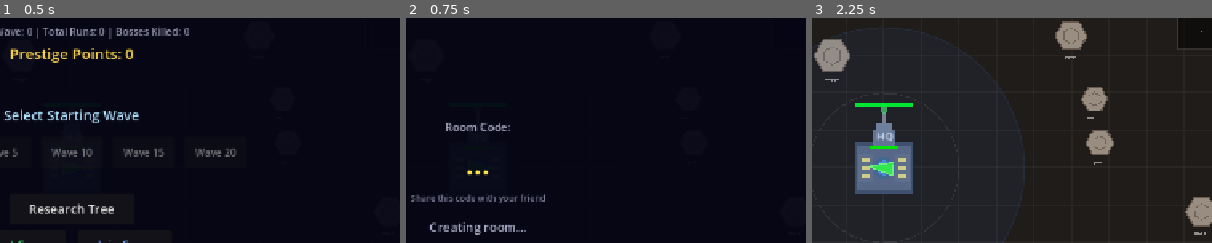
Above: before the commit, frames 1-3 (left to right).
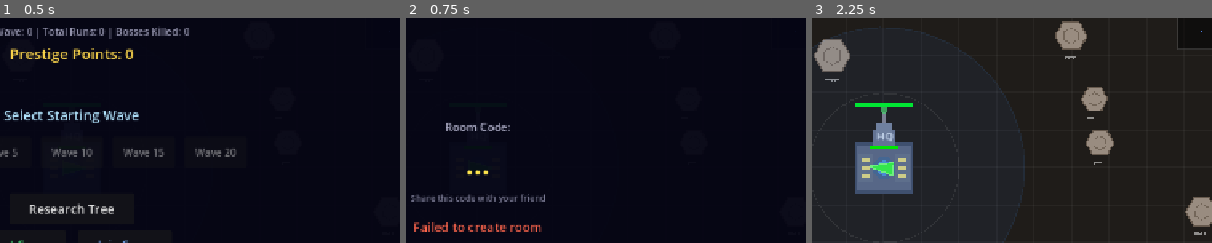
Above: after the commit, the same moments.

Repository: RubenTipparach/godot-sandbox
Game: Godot game, scene res://scenes/main.tscn
Two runs of this game, one before a commit and one after it. Both use one fixed random seed, a clock stepped at 60 frames per second and the inputs below.
Inputs:
- Up to frame 1 (0.5 s): no input
- Up to frame 2 (0.75 s): click "Host Co-op" at 0.5 s
- Up to frame 3 (2.25 s): click "Back" at 1.25 s; click "Wave 1" at 2 s
The pictures show only the part of the screen within x 41-91%, y 17-67%; the shares and areas given below are measured in that part.

Frame 1 is identical in both runs. In frame 2, 0.9% of the frame differs, in the area x 2-34%, y 90-97%; in frame 3, nothing differs.

Commit message:
fixng stuff

Diff:
--- a/godot-sandbox/scripts/network_manager.gd
+++ b/godot-sandbox/scripts/network_manager.gd
@@ -21,10 +21,12 @@
 
 
 func _ready():
+	process_mode = Node.PROCESS_MODE_ALWAYS
 	if OS.has_feature("web"):
 		signaling_base_url = str(JavaScriptBridge.eval("window.location.origin")) + "/api"
 	else:
 		signaling_base_url = "http://localhost:3000/api"
+	print("[Net] Signaling URL: ", signaling_base_url)
 	set_process(false)
 
 
@@ -43,22 +45,28 @@
 
 
 func create_room() -> String:
+	print("[Net] Creating room...")
 	var http = HTTPRequest.new()
 	add_child(http)
 	var err = http.request(signaling_base_url + "/create-room",
 		["Content-Type: application/json"],
 		HTTPClient.METHOD_POST, "{}")
 	if err != OK:
+		print("[Net] HTTP request error: ", err)
 		http.queue_free()
 		connection_failed.emit("HTTP request failed")
 		return ""
 	var result = await http.request_completed
 	http.queue_free()
+	var status = result[1]
 	var body = result[3] as PackedByteArray
-	var json = JSON.parse_string(body.get_string_from_utf8())
+	var body_str = body.get_string_from_utf8()
+	print("[Net] Create room response (status %d): %s" % [status, body_str])
+	var json = JSON.parse_string(body_str)
 	if json and json.has("room_id"):
 		room_id = json["room_id"]
 		role = NetRole.HOST
+		print("[Net] Room created: ", room_id)
 		_setup_webrtc_host()
 		return room_id
 	connection_failed.emit("Invalid server response")
@@ -68,6 +76,7 @@
 func join_room(code: String):
 	room_id = code.to_upper()
 	role = NetRole.CLIENT
+	print("[Net] Joining room: ", room_id)
 	var http = HTTPRequest.new()
 	add_child(http)
 	var err = http.request(signaling_base_url + "/join-room",
@@ -75,21 +84,28 @@
 		HTTPClient.METHOD_POST,
 		JSON.stringify({"room_id": room_id}))
 	if err != OK:
+		print("[Net] HTTP request error: ", err)
 		http.queue_free()
 		connection_failed.emit("HTTP request failed")
 		return
 	var result = await http.request_completed
 	http.queue_free()
+	var status = result[1]
 	var body = result[3] as PackedByteArray
-	var json = JSON.parse_string(body.get_string_from_utf8())
+	var body_str = body.get_string_from_utf8()
+	print("[Net] Join room response (status %d): %s" % [status, body_str])
+	var json = JSON.parse_string(body_str)
 	if not json or not json.get("success", false):
+		print("[Net] Join failed - room not found")
 		connection_failed.emit("Room not found")
 		role = NetRole.NONE
 		return
+	print("[Net] Joined room, setting up WebRTC client...")
 	_setup_webrtc_client()
 
 
 func disconnect_peer():
+	print("[Net] Disconnecting...")
 	is_connected = false
 	role = NetRole.NONE
 	room_id = ""
@@ -104,6 +120,7 @@
 
 
 func _setup_webrtc_host():
+	print("[Net] Setting up WebRTC host...")
 	rtc_peer = WebRTCPeerConnection.new()
 	rtc_peer.initialize({"iceServers": [{"urls": ["stun:stun.l.google.com:19302"]}]})
 	rtc_peer.ice_candidate_created.connect(_on_ice_candidate)
@@ -115,10 +132,12 @@
 	multiplayer.multiplayer_peer = mp_peer
 	multiplayer.peer_connected.connect(_on_peer_connected)
 	multiplayer.peer_disconnected.connect(_on_peer_disconnected)
+	print("[Net] Host ready, polling for signals...")
 	set_process(true)
 
 
 func _setup_webrtc_client():
+	print("[Net] Setting up WebRTC client...")
 	rtc_peer = WebRTCPeerConnection.new()
 	rtc_peer.initialize({"iceServers": [{"urls": ["stun:stun.l.google.com:19302"]}]})
 	rtc_peer.ice_candidate_created.connect(_on_ice_candidate)
@@ -132,16 +151,19 @@
 	multiplayer.peer_disconnected.connect(_on_peer_disconnected)
 
 	# Client creates offer
+	print("[Net] Creating WebRTC offer...")
 	rtc_peer.create_offer()
 	set_process(true)
 
 
 func _on_session_description(type: String, sdp: String):
+	print("[Net] Session description created: ", type)
 	rtc_peer.set_local_description(type, sdp)
 	_send_signal(type, {"sdp": sdp})
 
 
 func _on_ice_candidate(media: String, index: int, name: String):
+	print("[Net] ICE candidate: ", media, " ", name)
 	_send_signal("ice", {"media": media, "index": index, "name": name})
 
 
@@ -163,15 +185,23 @@
 	add_child(http)
 	var err = http.request(signaling_base_url + "/poll?room_id=" + room_id + "&as=" + role_str)
 	if err != OK:
+		print("[Net] Poll request error: ", err)
 		http.queue_free()
 		return
 	var result = await http.request_completed
 	http.queue_free()
+	var status = result[1]
 	var body = result[3] as PackedByteArray
-	var json = JSON.parse_string(body.get_string_from_utf8())
+	var body_str = body.get_string_from_utf8()
+	var json = JSON.parse_string(body_str)
 	if json and json.has("messages"):
-		for msg in json["messages"]:
+		var msgs = json["messages"]
+		if msgs.size() > 0:
+			print("[Net] Received %d signal(s)" % msgs.size())
+		for msg in msgs:
 			_handle_signal(msg)
+	elif status != 200:
+		print("[Net] Poll error (status %d): %s" % [status, body_str])
 
 
 func _send_signal(type: String, data: Dictionary):
@@ -187,13 +217,19 @@
 			"type": type,
 			"data": data
 		}))
-	await http.request_completed
-	http.queue_free()
+	var result = await http.request_completed
+	http.queue_free()
+	var status = result[1]
+	if status != 200:
+		var body = result[3] as PackedByteArray
+		print("[Net] Signal send error (status %d): %s" % [status, body.get_string_from_utf8()])
 
 
 func _handle_signal(msg: Dictionary):
+	var type = msg.get("type", "")
 	var data = msg.get("data", {})
-	match msg.get("type", ""):
+	print("[Net] Handling signal: ", type)
+	match type:
 		"offer":
 			rtc_peer.set_remote_description("offer", data.get("sdp", ""))
 			# Host creates answer after receiving offer
@@ -209,12 +245,14 @@
 
 
 func _on_peer_connected(id: int):
+	print("[Net] Peer connected: ", id)
 	is_connected = true
 	peer_connected.emit(id)
 	connection_established.emit()
 
 
 func _on_peer_disconnected(id: int):
+	print("[Net] Peer disconnected: ", id)
 	peer_disconnected.emit(id)
 	if multiplayer.get_peers().size() == 0:
 		is_connected = false
Not shown, added: godot-sandbox/scripts/network_manager.gd.uid
